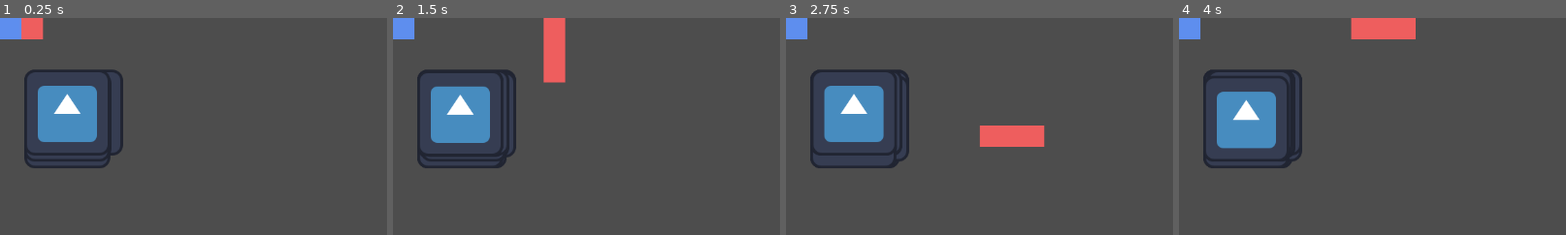
Above: before the commit, frames 1-4 (left to right).
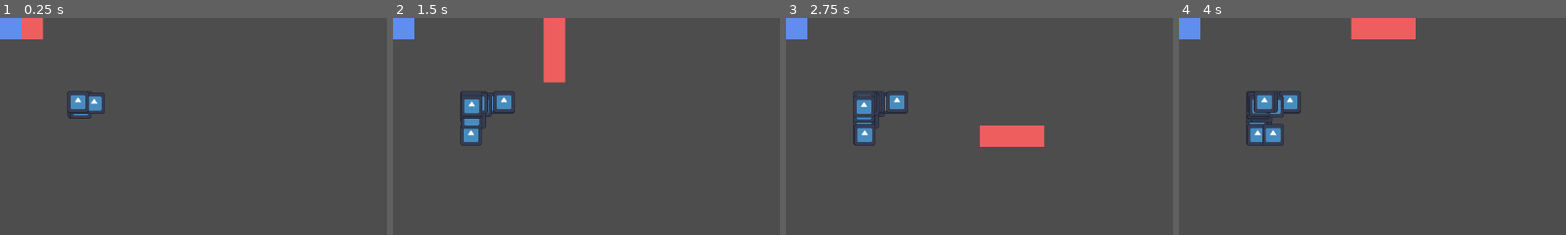
Above: after the commit, the same moments.

Repository: arrowira/MiniJam196Snake
Game: Godot game, scene res://scenes/main.tscn
Same seed, same stepped clock (60 frames per second), same inputs: the game is played once before the commit and once after it. The engine's default icon, where the game draws it, is replaced by a stand-in: a white triangle on a blue panel in a dark square.
Inputs:
- Up to frame 1 (0.25 s): no input
- Up to frame 2 (1.5 s): hold Right (p1right) 0.53-1.28 s; hold Down (p1down) from 1.28 s (still down)
- Up to frame 3 (2.75 s): release Down (p1down) at 2.03 s; hold Right (p1right) from 2.03 s (still down)
- Up to frame 4 (4 s): release Right (p1right) at 2.78 s; hold Up (p1up) 2.78-3.53 s; hold Left (p1left) from 3.53 s (still down)
The pictures show only the part of the screen within x 0-50%, y 0-50%; the shares and areas given below are measured in that part.

The runs differ from the first frame. In frame 1, 6.1% of the frame differs, in the area x 6-32%, y 23-70%; in frame 2, 6.5%; in frame 3, 6.2%; in frame 4, 6.7%.

Commit message:
applechange

Diff:
--- a/minijam-196-proj/scenes/Apple.tscn
+++ b/minijam-196-proj/scenes/Apple.tscn
@@ -3,15 +3,17 @@
 [ext_resource type="Texture2D" uid="uid://dow77vk24fu6l" path="res://misc/icon.svg" id="1_nm403"]
 
 [sub_resource type="RectangleShape2D" id="RectangleShape2D_mirkr"]
-size = Vector2(128, 127)
+size = Vector2(128, 126)
 
 [node name="Apple" type="Node2D"]
 
 [node name="Sprite2D" type="Sprite2D" parent="."]
+position = Vector2(16, -16)
+scale = Vector2(0.25, 0.25)
 texture = ExtResource("1_nm403")
 
 [node name="Area2D" type="Area2D" parent="Sprite2D"]
 
 [node name="CollisionShape2D" type="CollisionShape2D" parent="Sprite2D/Area2D"]
-position = Vector2(0, -1.5)
+position = Vector2(0, -1)
 shape = SubResource("RectangleShape2D_mirkr")
--- a/minijam-196-proj/scripts/apple_spawner.gd
+++ b/minijam-196-proj/scripts/apple_spawner.gd
@@ -7,5 +7,5 @@
 
 func Spawn():
 	var A = Apple.instantiate()
-	A.position = Vector2(640/(32*randi_range(1, 20)), 640/(32*randi_range(1, 20)))
+	A.position = Vector2(1600/(32*randi_range(1, 50)), 1600/(32*randi_range(1, 50)))
 	add_child(A)
